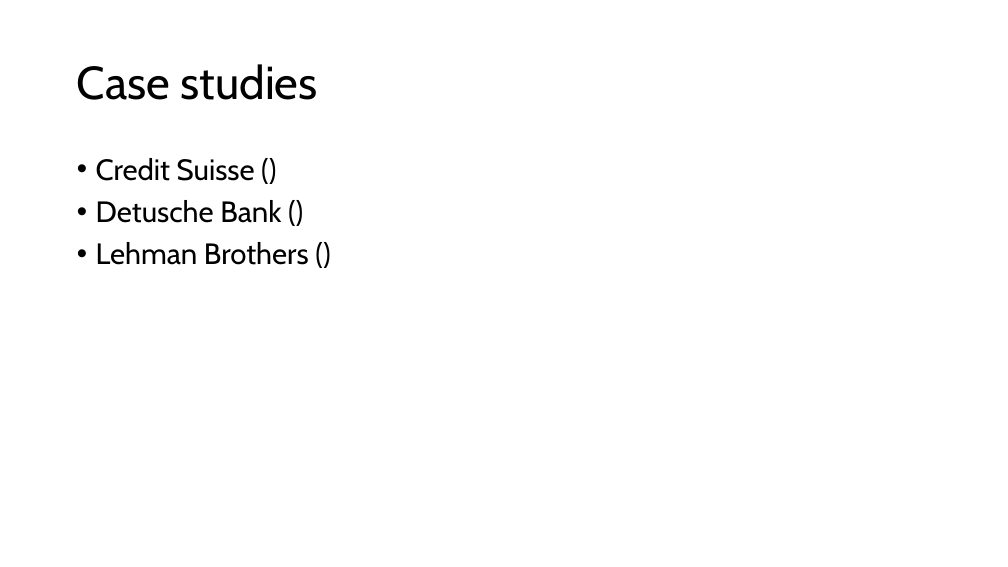
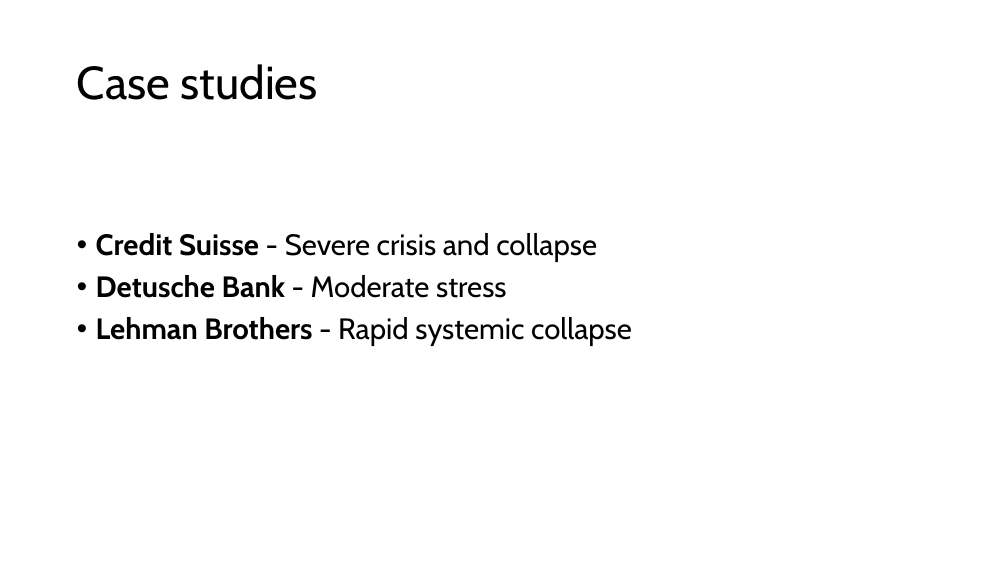
Before and after one commit to steinarb1234/DCL_coco_bond, a slide deck: slide 11 of Enhancing Bank Robustness through Dynamic Control of Leverage.pptx (slide 5 before the commit). Drawn at 1008x567 pixels with LibreOffice and Linux fonts; fonts in the diff are those of the drawing. Boxes give left, top, right and bottom in pixels: in the first picture for what was removed or moved away, otherwise in the second. Text is boxed around its words. In the diff, an @@ line names an element or a change of style, - is before the commit and + after.

```diff
--- a/Enhancing Bank Robustness through Dynamic Control of Leverage.pptx
+++ b/Enhancing Bank Robustness through Dynamic Control of Leverage.pptx
@@ text at box(96, 233, 632, 346): text changed @@
-• Credit Suisse ()
-• Detusche Bank ()
-• Lehman Brothers ()
+• Credit Suisse - Severe crisis and collapse
+• Detusche Bank - Moderate stress
+• Lehman Brothers - Rapid systemic collapse
```
Also in this commit, not shown: 12 other slides changed, 23 slides added, 1 slide removed, 3 other files.
